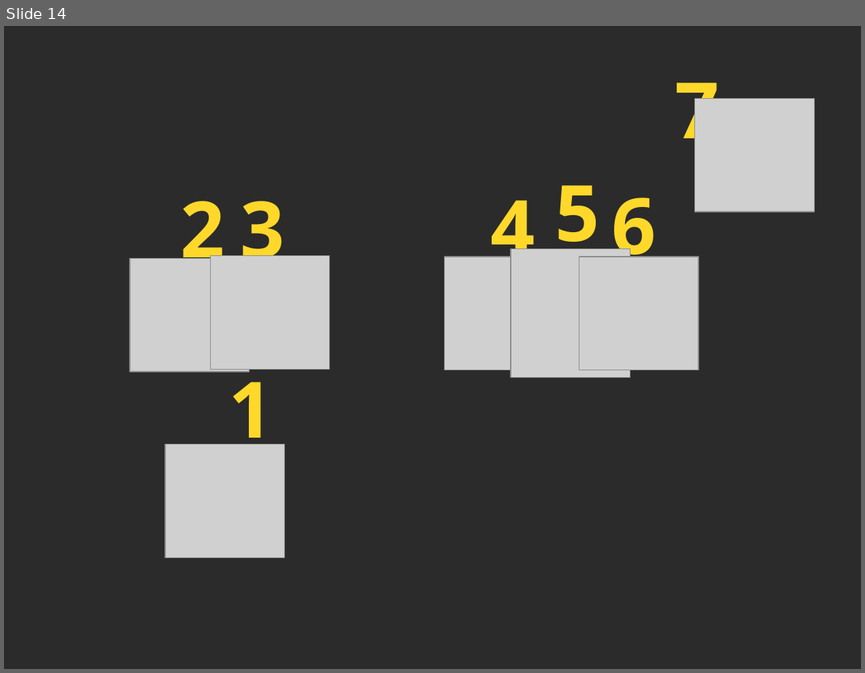
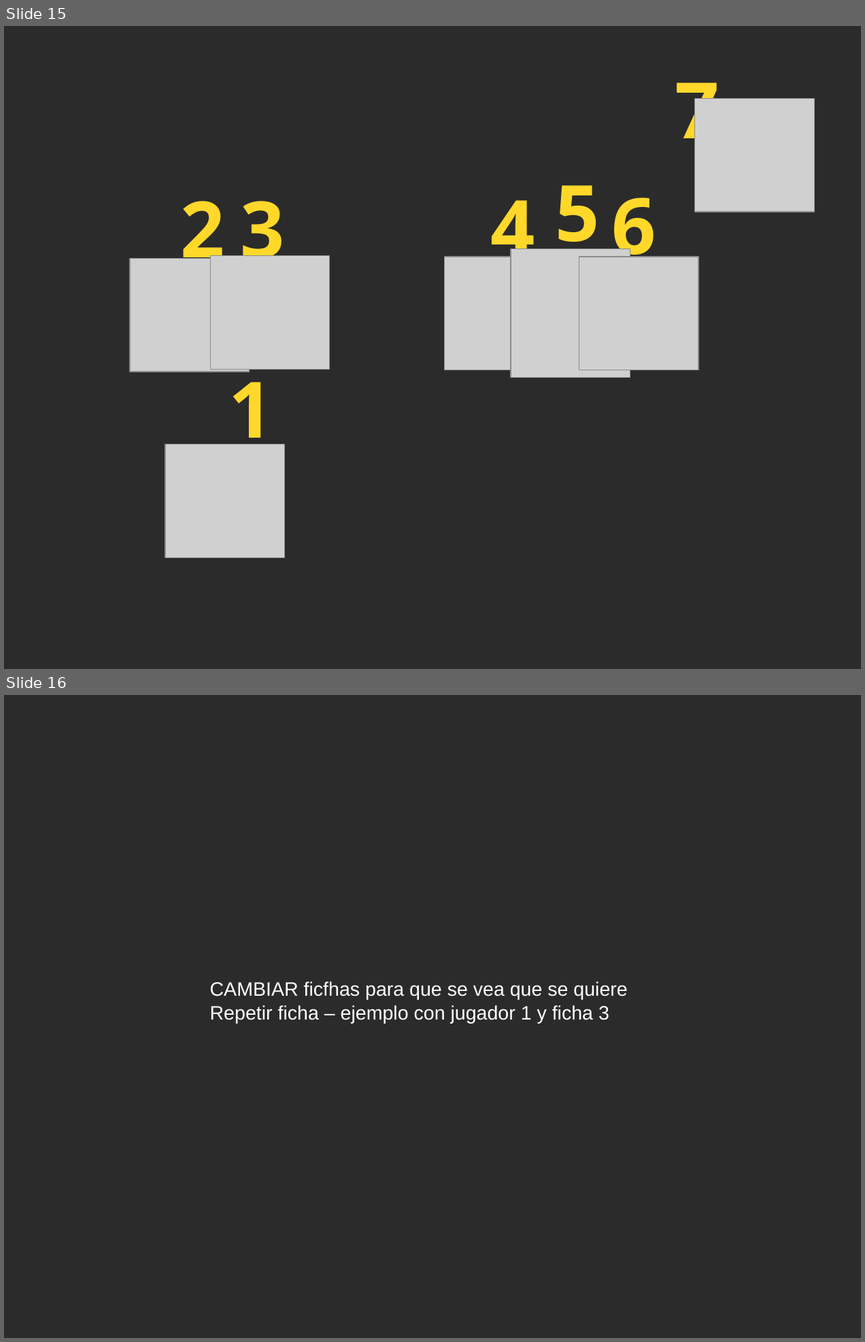
Before and after one commit to 3oheme/dominous, a slide deck: docs/presentacion/presentacion.odp. Shown one above the other, each under a label of ours: slide 14 before the commit, slides 15 and 16 after it. The pictures are 865x673 and 865x1342 pixels, drawn with LibreOffice and Linux fonts; fonts in the diff are those of the drawing; grey boxes stand for pictures; background and template pictures are left out; a plain dark background stands for a picture behind light text. Boxes give left, top, right and bottom in pixels: in the first picture for what was removed or moved away, otherwise in the second. Text is boxed around its words. In the diff, an @@ line names an element or a change of style, - is before the commit and + after.

```diff
--- a/docs/presentacion/presentacion.odp
+++ b/docs/presentacion/presentacion.odp
@@ slide 16 added at (4,695,861,1338), background picture (left out) @@
@@ text added at (210,981,627,1023), 18 pt, text #FFFFFF @@
+CAMBIAR ficfhas para que se vea que se quiere
+Repetir ficha – ejemplo con jugador 1 y ficha 3
@@ what was slide 14 is now slide 15 @@
```
Also in this commit, not shown: 12 slides changed, 6 other slides added, 6 slides removed.
